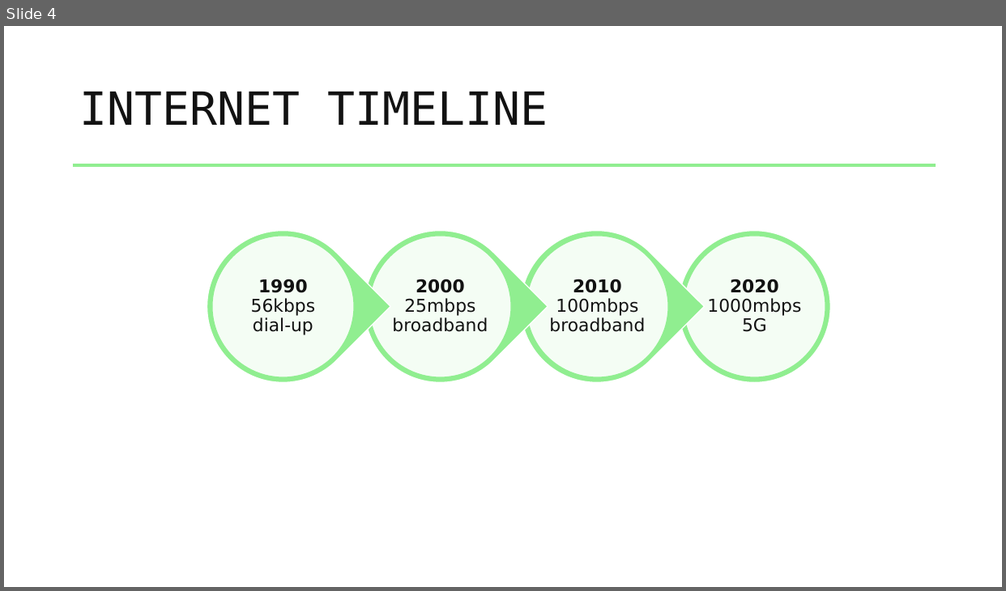
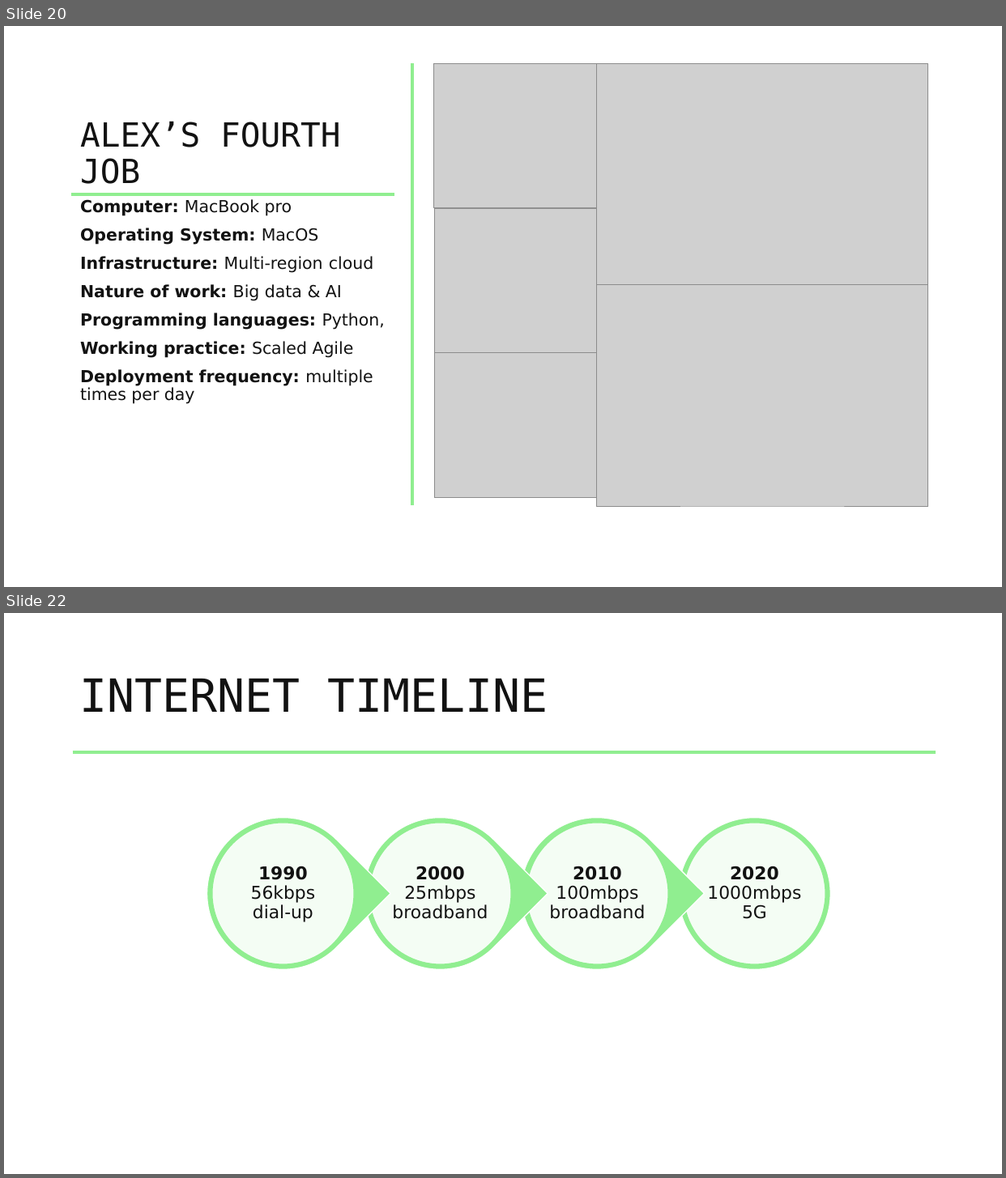
Before and after one commit to benchiverton/Blog, a slide deck: src/BenChiverton.Blog/Resources/Downloads/evolution_of_IT/evolution_of_IT.pptx. Shown one above the other, each under a label of ours: slide 4 before the commit, slides 20 and 22 after it; the slides between them are not shown. The pictures are 1006x591 and 1006x1178 pixels, drawn with LibreOffice and Linux fonts; fonts in the diff are those of the drawing; grey boxes stand for pictures. Boxes give left, top, right and bottom in pixels: in the first picture for what was removed or moved away, otherwise in the second. Text is boxed around its words. In the diff, an @@ line names an element or a change of style, - is before the commit and + after.

```diff
--- a/src/BenChiverton.Blog/Resources/Downloads/evolution_of_IT/evolution_of_IT.pptx
+++ b/src/BenChiverton.Blog/Resources/Downloads/evolution_of_IT/evolution_of_IT.pptx
@@ slide 20 added at [4, 26, 1002, 587], background #FFFFFF @@
@@ line added from (413, 63) to (413, 506), #90EE90 3 pt @@
@@ picture added at [434, 63, 596, 209] @@
@@ picture added at [597, 63, 928, 285] @@
@@ title added at [80, 121, 340, 184], 32 pt, text #121212 @@
+ALEX’S FOURTH JOB
@@ line added from (71, 194) to (394, 194), #90EE90 3 pt @@
@@ text added at [80, 199, 385, 404], 16 pt, text #121212, bold @@
+Computer: MacBook pro
+Operating System: MacOS
+Infrastructure: Multi-region cloud
+Nature of work: Big data & AI
+Programming languages: Python,
+Working practice: Scaled Agile
+Deployment frequency: multiple times per day
@@ picture added at [434, 209, 597, 354] @@
@@ picture added at [597, 285, 928, 506] @@
@@ picture added at [434, 353, 597, 497] @@
@@ what was slide 4 is now slide 22 @@
```
Also in this commit, not shown: 8 slides changed, 14 other slides added, 3 slides removed.
